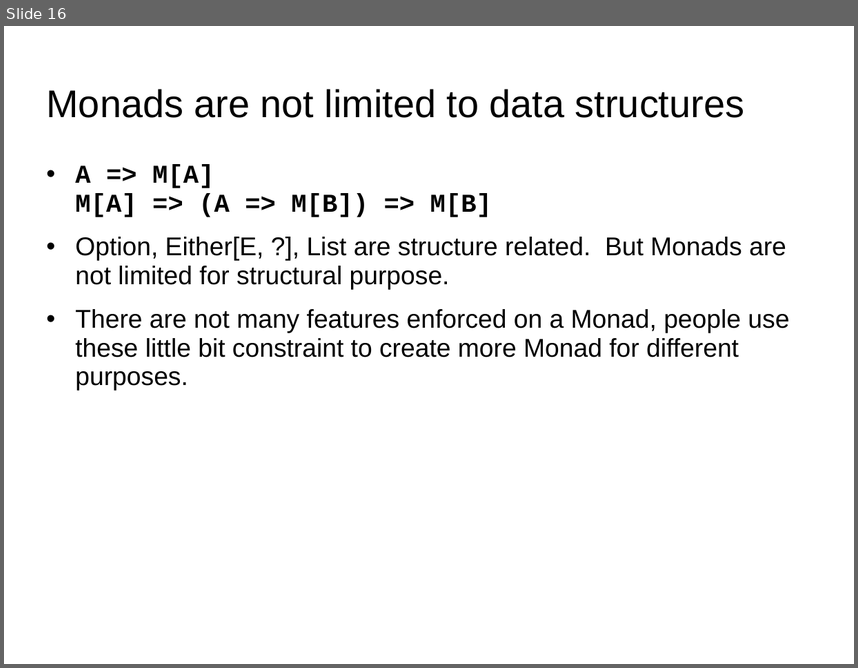
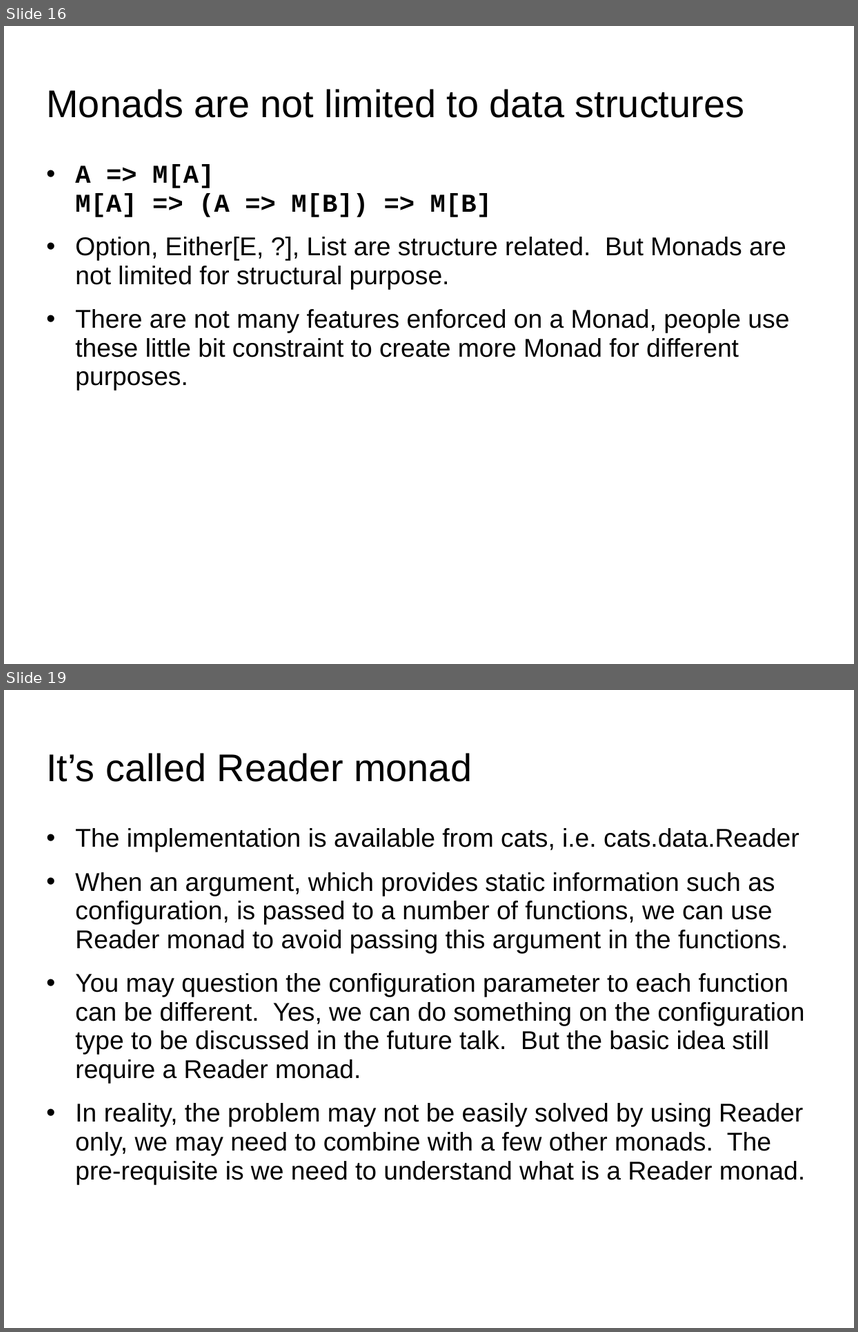
Before and after one commit to amywong-monster/Presentations, a slide deck: 2021-09-16-Basic-FP-Pattern.ppt. Shown one above the other, each under a label of ours: slide 16 before the commit, slides 16 and 19 after it; the slides between them are not shown. The pictures are 858x668 and 858x1332 pixels, drawn with LibreOffice and Linux fonts; fonts in the diff are those of the drawing. Boxes give left, top, right and bottom in pixels: in the first picture for what was removed or moved away, otherwise in the second. Text is boxed around its words. In the diff, an @@ line names an element or a change of style, - is before the commit and + after.

```diff
--- a/2021-09-16-Basic-FP-Pattern.ppt
+++ b/2021-09-16-Basic-FP-Pattern.ppt
@@ slide 19 added at <box>4,690,854,1328</box>, background #FFFFFF @@
@@ title added at <box>46,753,472,782</box>, 36 pt, text #000000 @@
+It’s called Reader monad
@@ text added at <box>75,828,805,1184</box>, 24 pt, text #000000 @@
+• The implementation is available from cats, i.e. cats.data.Reader
+• When an argument, which provides static information such as configuration, is passed to a number of functions, we can use Reader monad to avoid passing this argument in the functions.
+• You may question the configuration parameter to each function can be different. Yes, we can do something on the configuration type to be discussed in the future talk. But the basic idea still require a Reader monad.
+• In reality, the problem may not be easily solved by using Reader only, we may need to combine with a few other monads. The pre-requisite is we need to understand what is a Reader monad.
```
Also in this commit, not shown: 1 slide changed, 3 other slides added.
